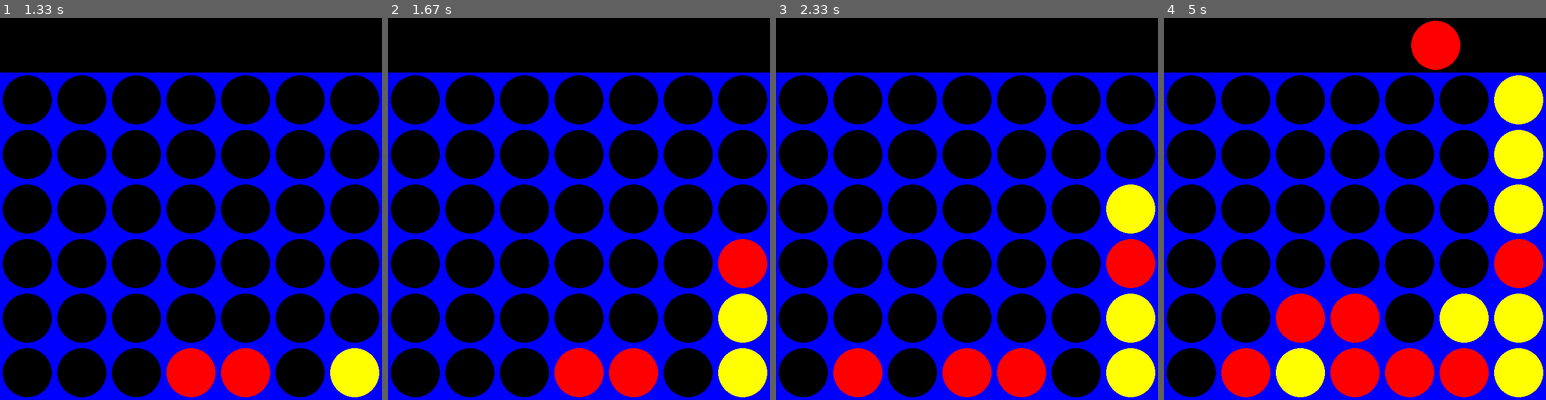
Above: before the commit, frames 1-4 (left to right).
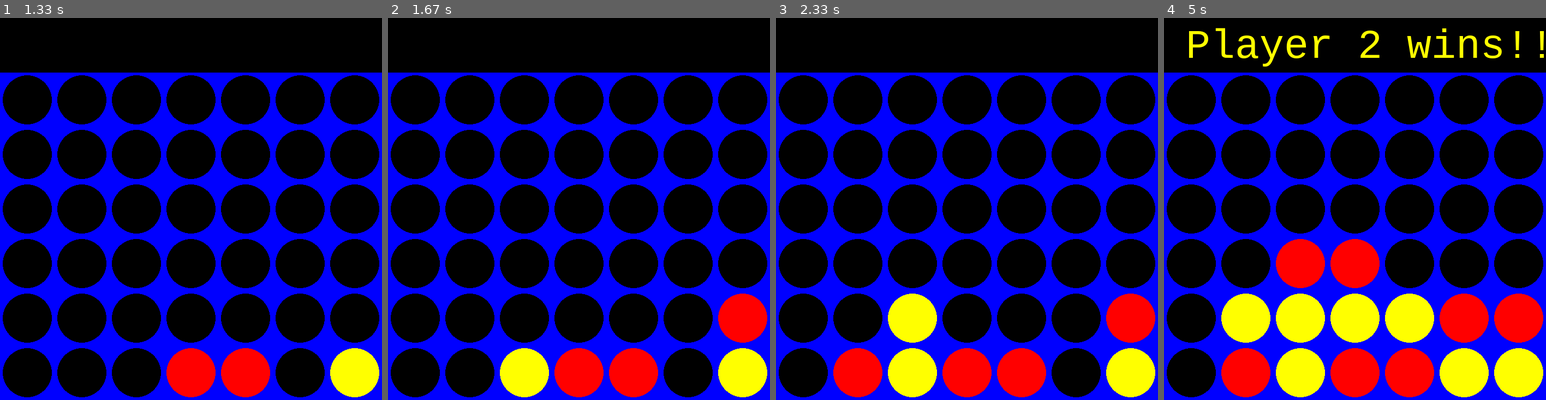
Above: after the commit, the same moments.

Repository: sam-coleman/Connect_4
Game: pygame game, started from connect4_pygame.py
Two runs of this game, one before a commit and one after it. Both use one fixed random seed, a clock stepped at 60 frames per second and the inputs below.
Inputs (mouse positions are in pixels of both pictures, inside the frame that each line leads up to):
- Up to frame 1 (1.33 s): click (191, 209) at 0.38 s; click (229, 293) at 0.77 s; click (332, 342) at 1.23 s
- Up to frame 2 (1.67 s): move the mouse to (487, 132) at 1.6 s
- Up to frame 3 (2.33 s): click (875, 132) at 1.92 s
- Up to frame 4 (5 s): click (1355, 254) at 2.65 s; move the mouse to (1301, 128) at 3.07 s; click (1301, 128) at 3.4 s; move the mouse to (1488, 308) at 3.87 s; click (1488, 308) at 4.25 s; move the mouse to (1435, 140) at 4.77 s

Frame 1 is identical in both runs. In frame 2, 3.9% of the frame differs, in the area x 29-100%, y 57-100%; in frame 3, 6.4%; in frame 4, 19%, in the area x 6-100%, y 0-100%.

Commit message:
comment out alpha beta

Diff:
--- a/ai.py
+++ b/ai.py
@@ -37,19 +37,19 @@
     elif player == AI: #AI playing, maximizer
         poss_moves = find_moves(board,AI)
         results = []
-        max_val = -math.inf
+        #max_val = -math.inf
         for move in poss_moves:
             new_board = copy.deepcopy(board)
             new_board = make_move(new_board, move, player)
             result = ((minimax(copy.deepcopy(new_board), PLAYER, depth-1, alpha, beta)[0], move))
-            max_val = max(max_val, result[0])
-            alpha = max(alpha, result[0])
-            if depth < 3:
-                if beta <= alpha:
-                    print("PRUNING")
-                    break
-                else:
-                    print("NOT PRUNING")
+            # max_val = max(max_val, result[0])
+            # alpha = max(alpha, result[0])
+            # if depth < 3:
+            #     if beta <= alpha:
+            #         print("PRUNING")
+            #         break
+            #     else:
+            #         print("NOT PRUNING")
             #print(f"result 0 is: {result[0]}")
             # val = max(max_val, result[0])
             # if val != result[0]:
@@ -70,19 +70,19 @@
     else: #human playing, minimzer
         poss_moves = find_moves(board,PLAYER)
         results = []
-        min_val = math.inf
+        #min_val = math.inf
         for move in poss_moves:
             new_board = copy.deepcopy(board)
             new_board = make_move(new_board, move, player)
             result = ((minimax(copy.deepcopy(new_board), AI, depth-1, alpha, beta)[0], move))
-            min_eval = min(min_val, result[0])
-            beta = min(beta, result[0])
-            if depth < 3:
-                if beta <= alpha:
-                    print("PRUNING")
-                    break
-                else:
-                    print("NOT PRUNING")
+            #min_eval = min(min_val, result[0])
+            # beta = min(beta, result[0])
+            # if depth < 3:
+            #     if beta <= alpha:
+            #         print("PRUNING")
+            #         break
+            #     else:
+            #         print("NOT PRUNING")
             # print(f"result 0 is: {result[0]}")
             # val = min(min_val,result[0])
             # if val != result[0]:
@@ -114,6 +114,8 @@
     enemy_threes = calc_adjacent(board, PLAYER, 3)
     enemy_twos = calc_adjacent(board, PLAYER, 2)
 
+    #num_in_center =
+
     if enemy_fours >= 1:
     	# avoid at ALL COST
     	rating = -math.inf
